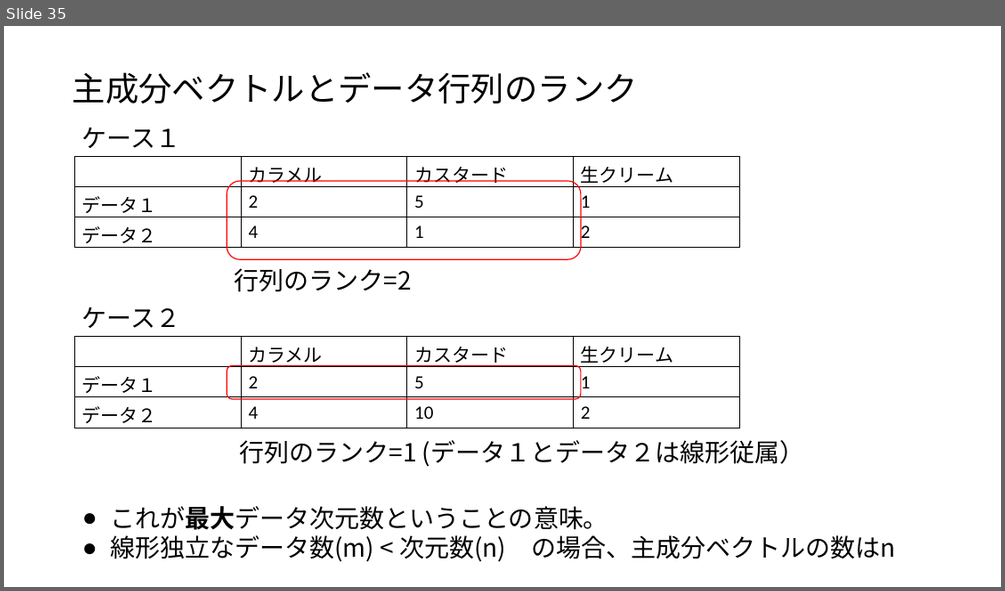
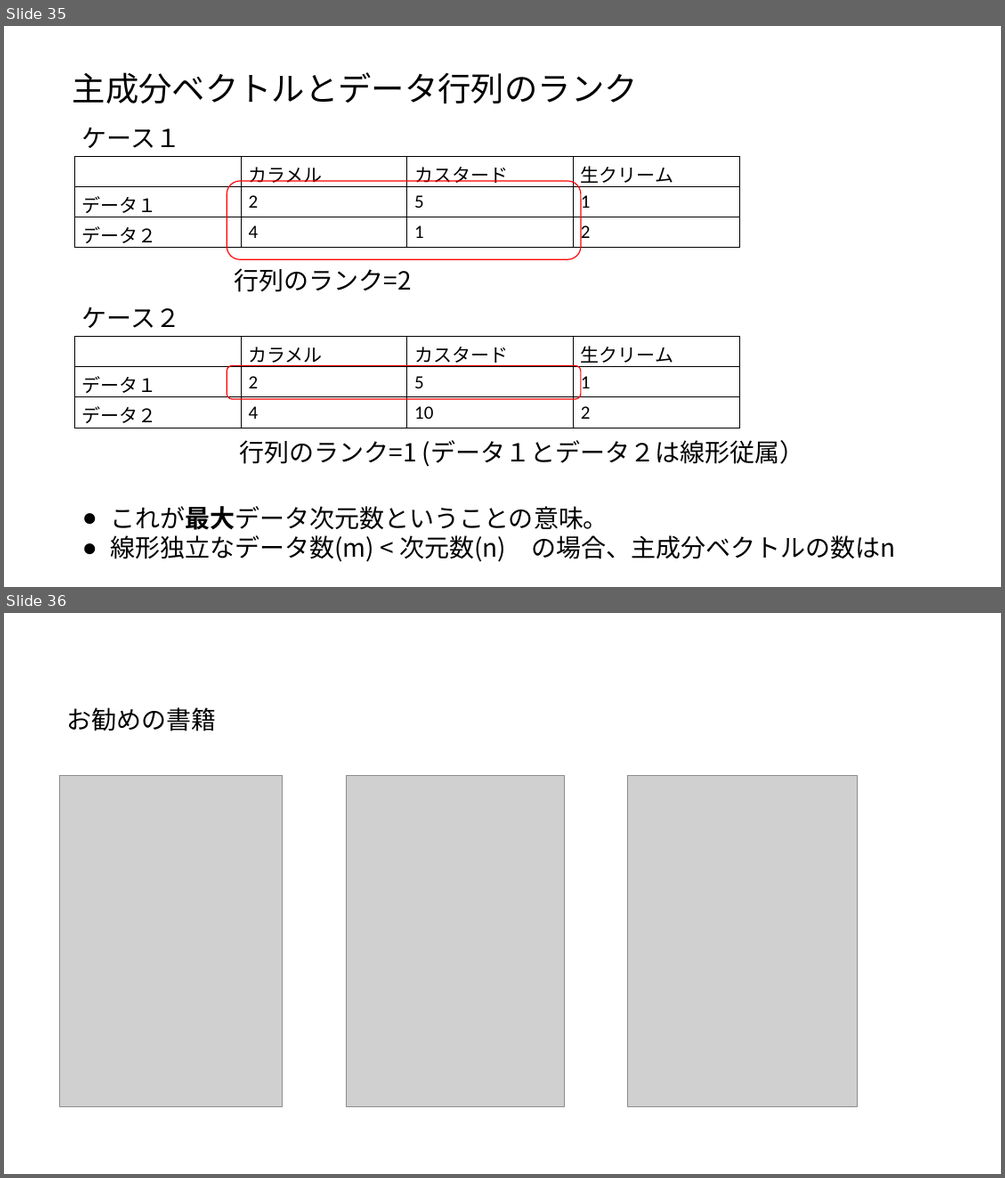
Before and after one commit to ueharaLab/NLP_7-PCA, a slide deck: NLP_6 PCA(BASICS)_ver2.pptx. Shown one above the other, each under a label of ours: slide 35 before the commit, slides 35 and 36 after it. The pictures are 1005x591 and 1005x1178 pixels, drawn with LibreOffice and Linux fonts; fonts in the diff are those of the drawing; grey boxes stand for pictures. Boxes give left, top, right and bottom in pixels: in the first picture for what was removed or moved away, otherwise in the second. Text is boxed around its words. In the diff, an @@ line names an element or a change of style, - is before the commit and + after.

```diff
--- a/NLP_6 PCA(BASICS)_ver2.pptx
+++ b/NLP_6 PCA(BASICS)_ver2.pptx
@@ slide 36 added at [4,613,1001,1174], background #FFFFFF @@
@@ text added at [67,707,217,731], 24 pt, text #000000 @@
+お勧めの書籍
@@ picture added at [60,775,283,1107] @@
@@ picture added at [347,775,565,1107] @@
@@ picture added at [628,775,858,1107] @@
```
Also in this commit, not shown: 3 slides changed, 3 other slides added, 1 slide removed.
